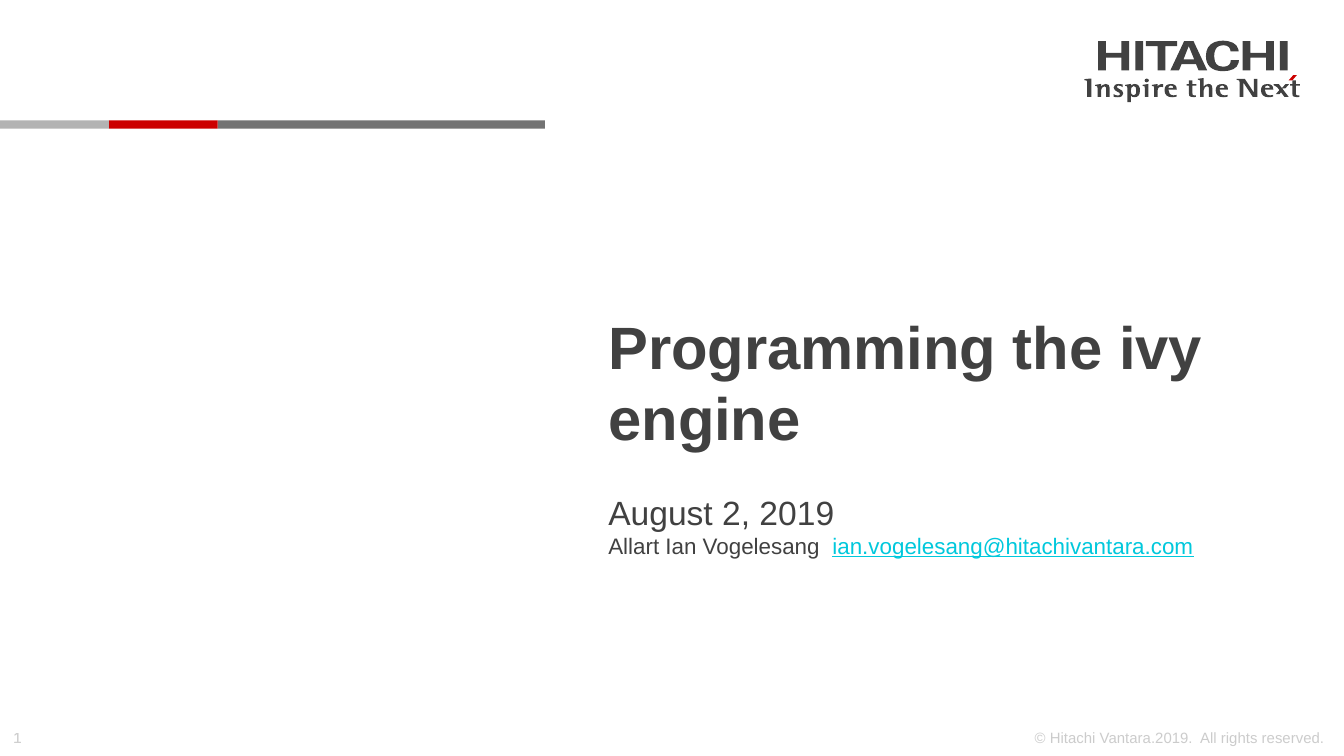
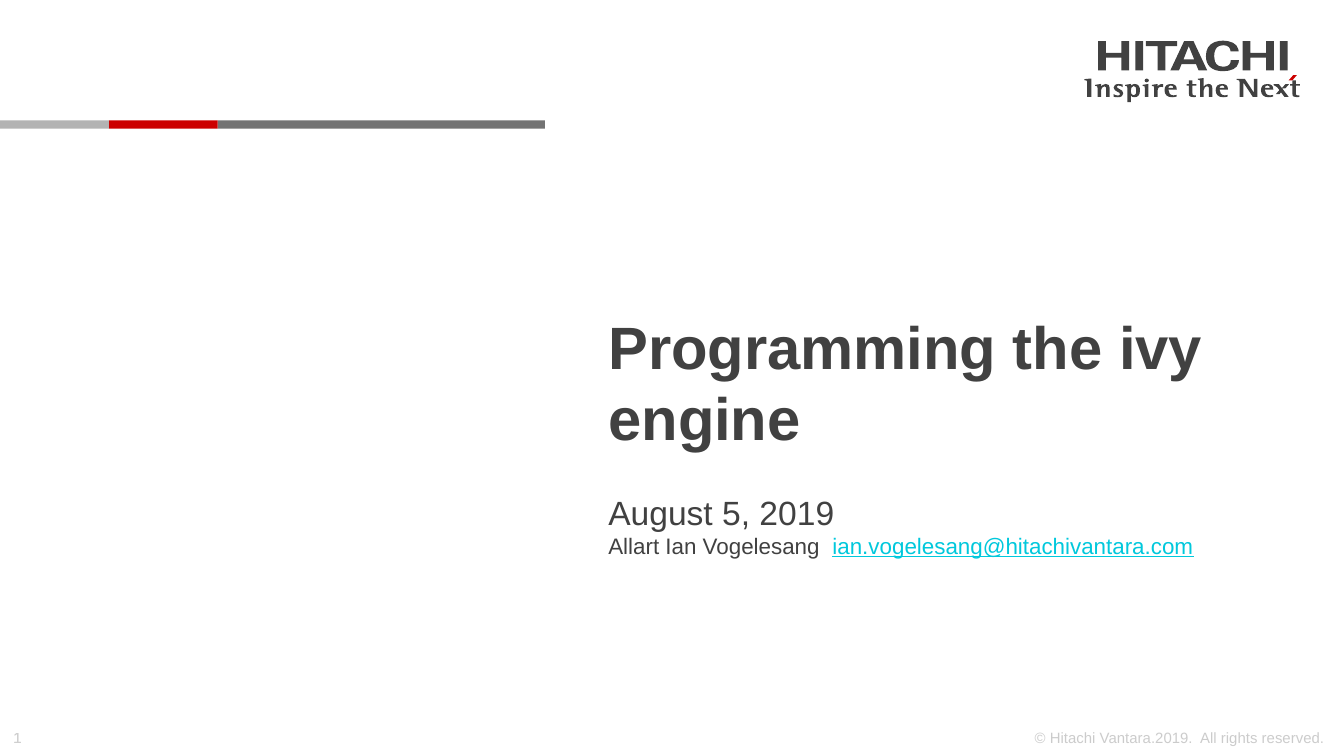
Before and after one commit to Hitachi-Data-Systems/ivy, a slide deck: slide 1 of doc/Programming the ivy engine.pptx. Drawn at 1344x756 pixels with LibreOffice and Linux fonts; fonts in the diff are those of the drawing; background and template pictures are left out. Boxes give left, top, right and bottom in pixels: in the first picture for what was removed or moved away, otherwise in the second. Text is boxed around its words. In the diff, an @@ line names an element or a change of style, - is before the commit and + after.

```diff
--- a/doc/Programming the ivy engine.pptx
+++ b/doc/Programming the ivy engine.pptx
@@ subtitle at (x1=608, y1=501, x2=834, y2=531): text changed @@
-August 2, 2019
+August 5, 2019
```
Also in this commit, not shown: 1 other slide changed, 1 slide added, 11 other files.
